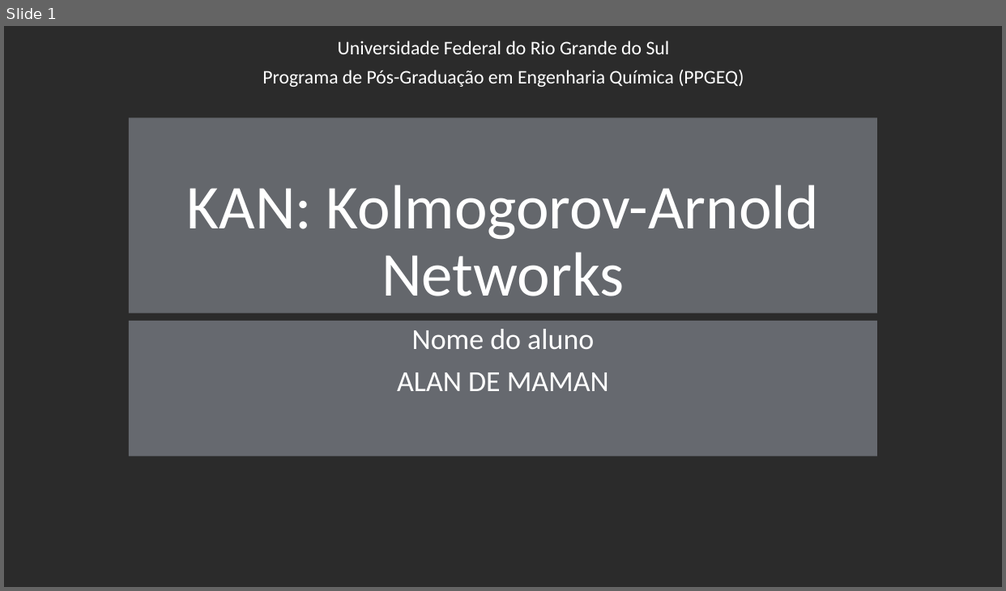
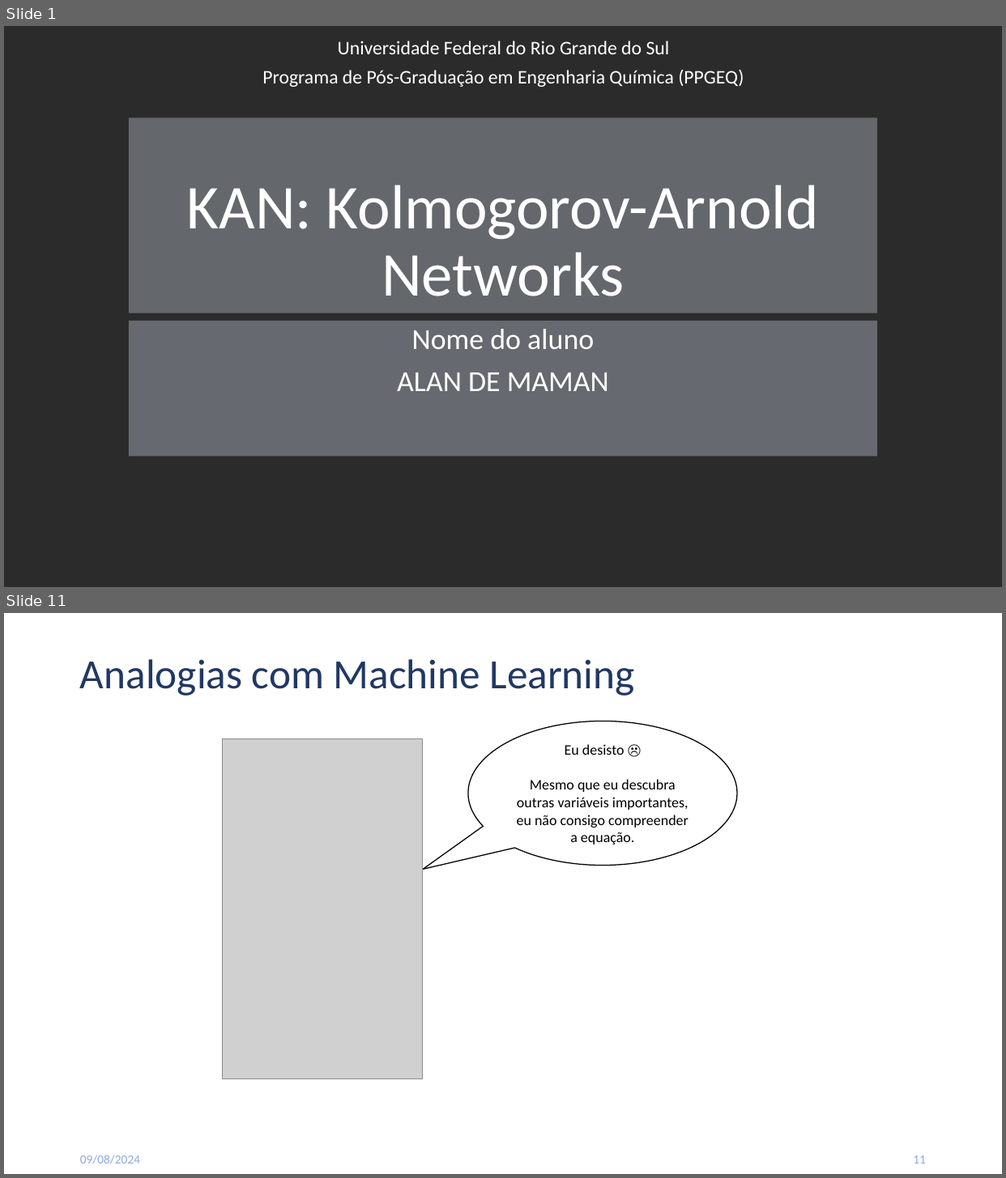
Before and after one commit to alandema/ppgeq_EQP0046, a slide deck: FinalPresentation/KANs.pptx. Shown one above the other, each under a label of ours: slide 1 before the commit, slides 1 and 11 after it; the slides between them are not shown. The pictures are 1006x591 and 1006x1178 pixels, drawn with LibreOffice and Linux fonts; fonts in the diff are those of the drawing; grey boxes stand for pictures; background and template pictures are left out; a plain dark background stands for a picture behind light text. Boxes give left, top, right and bottom in pixels: in the first picture for what was removed or moved away, otherwise in the second. Text is boxed around its words. In the diff, an @@ line names an element or a change of style, - is before the commit and + after.

```diff
--- a/FinalPresentation/KANs.pptx
+++ b/FinalPresentation/KANs.pptx
@@ slide 11 added at box(4, 613, 1002, 1174), background #FFFFFF @@
@@ title added at box(80, 659, 634, 696), 40 pt, text #203864 @@
+Analogias com Machine Learning
@@ speech bubble added at box(468, 722, 737, 866), fill #FFFFFF, outline #000000 1 pt, 14 pt, text #000000 @@
+Eu desisto ☹
+Mesmo que eu descubra outras variáveis importantes, eu não consigo compreender a equação.
@@ picture added at box(223, 739, 423, 1080) @@
@@ text added at box(80, 1155, 140, 1165), 12 pt, text #8FAADC @@
+09/08/2024
@@ page number added at box(913, 1156, 926, 1164), 12 pt, text #8FAADC @@
+11
```
Also in this commit, not shown: 7 slides changed, 28 other slides added, 3 slides removed.
